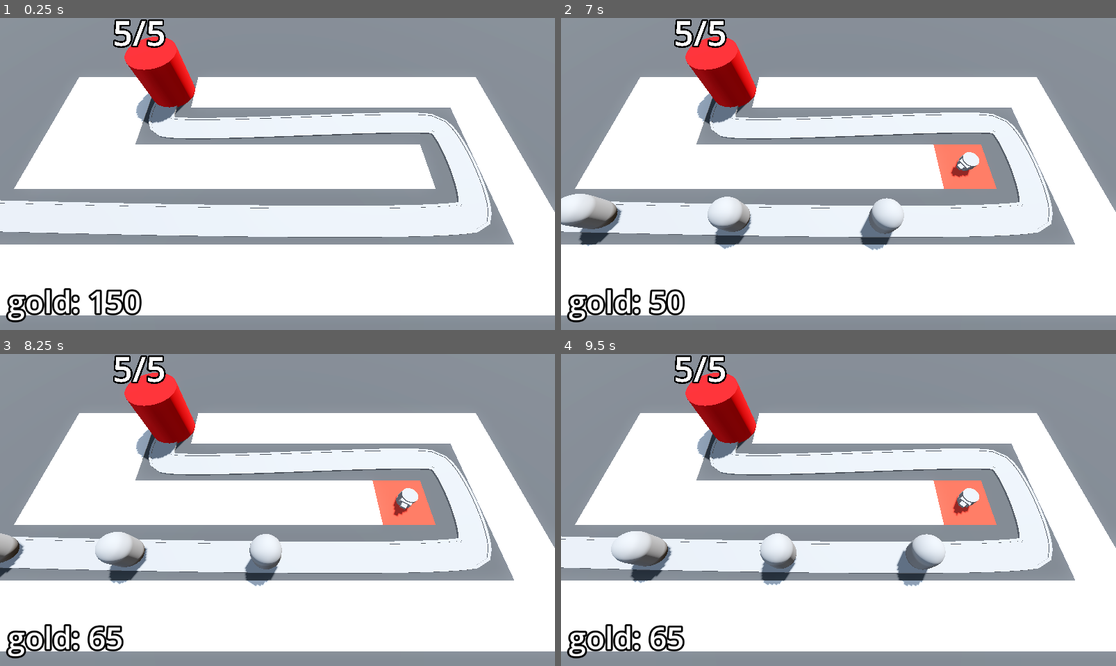
Above: before the commit, frames 1-4 (two rows, left to right).
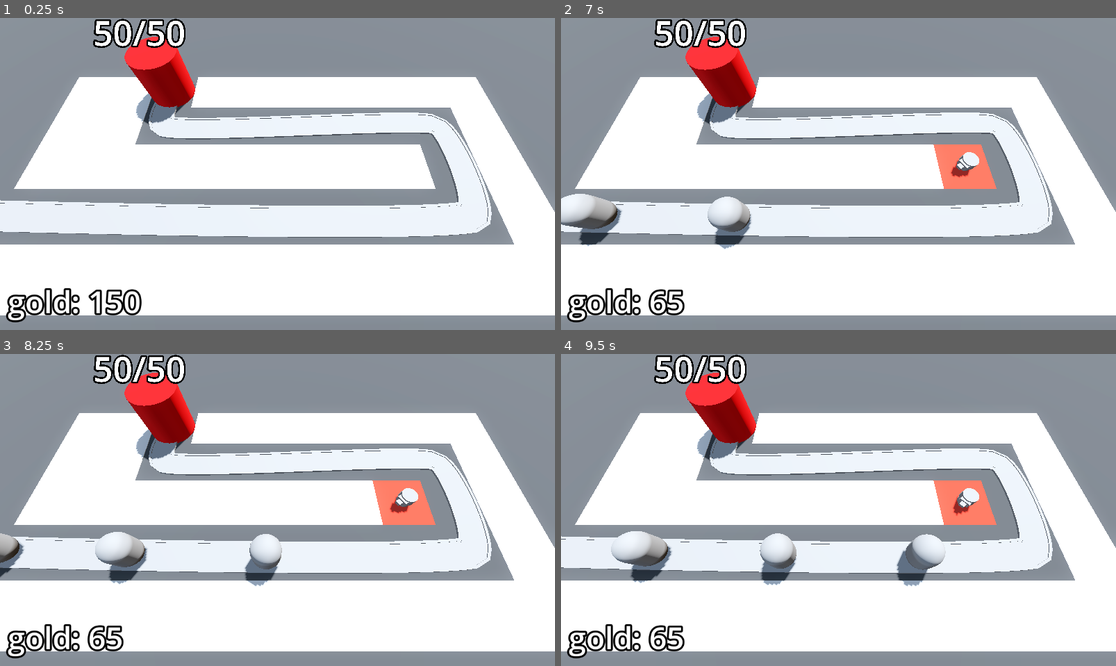
Above: after the commit, the same moments.

Repository: yubinex/barbarian-blaster
Game: Godot game, scene res://base_level.tscn
Same seed, same stepped clock (60 frames per second), same inputs: the game is played once before the commit and once after it.
Inputs (mouse positions are in pixels of both pictures, inside the frame that each line leads up to):
- Up to frame 1 (0.25 s): no input
- Up to frame 2 (7 s): tap Enter at 0.5, 2 s; move the mouse to (960, 158) at 0.52 s; click (960, 158) at 0.6 s; tap Space at 1.25 s; move the mouse to (727, 189) at 1.27 s; click (727, 189) at 1.35 s; move the mouse to (894, 105) at 2.02 s; click (894, 105) at 2.1 s; move the mouse to (810, 236) at 2.77 s; click (810, 236) at 2.85 s; move the mouse to (1005, 220) at 3.52 s; click (1005, 220) at 3.6 s; move the mouse to (672, 127) at 4.27 s; click (672, 127) at 4.35 s; move the mouse to (866, 174) at 5.02 s; click (866, 174) at 5.1 s; move the mouse to (755, 96) at 5.77 s; click (755, 96) at 5.85 s; move the mouse to (960, 158) at 6.52 s; click (960, 158) at 6.6 s
- Up to frame 3 (8.25 s): move the mouse to (166, 525) at 7.27 s; click (166, 525) at 7.35 s; move the mouse to (333, 441) at 8.02 s; click (333, 441) at 8.1 s
- Up to frame 4 (9.5 s): move the mouse to (810, 572) at 8.77 s; click (810, 572) at 8.85 s

The runs differ from the first frame. In frame 1, 0.6% of the frame differs, in the area x 16-34%, y 0-10%; in frame 2, 1.6%, in the area x 15-74%, y 0-96%; in frame 3, 0.7%; in frame 4, 0.6%.

Commit message:
feat: Implement scaling enemy health and game end condition
This commit introduces several major improvements to the game's difficulty mechanics and overall gameplay loop.

- **Scaling Enemy Health**: Enemies now have their health dynamically adjusted throughout the game based on a new health curve in the `DifficultyManager`.

- **Game End Condition**: The game now has a finite duration. The `DifficultyManager` will stop spawning enemies when its timer runs out.

- **Bug Fix**: Enemies are now correctly removed from the game after reaching the base.

- **Code Cleanup**: Removed unnecessary print statements.

Diff:
--- a/base/base.gd
+++ b/base/base.gd
@@ -7,7 +7,6 @@
 var current_health: int:
 	set(health_in):
 		current_health = health_in
-		print("health was updated")
 		label_3d.text = str(current_health) + "/" + str(max_health)
 		label_3d.modulate = Color.RED.lerp(
 			Color.WHITE,
@@ -25,4 +24,3 @@
 
 func take_damage() -> void:
 	current_health -= 1
-	print("damage dealt to base")
--- a/base_level.tscn
+++ b/base_level.tscn
@@ -37,6 +37,11 @@
 font_size = 64
 outline_size = 16
 outline_color = Color(0, 0, 0, 1)
+
+[sub_resource type="Curve" id="Curve_xjg0i"]
+_limits = [10.0, 150.0, 0.0, 1.0]
+_data = [Vector2(0, 10), 0.0, 140.0, 0, 1, Vector2(1, 150), 140.0, 0.0, 1, 0]
+point_count = 2
 
 [node name="BaseLevel" type="Node3D"]
 
@@ -119,6 +124,7 @@
 
 [node name="Base" parent="." instance=ExtResource("3_eesb3")]
 transform = Transform3D(1, 0, 0, 0, 1, 0, 0, 0, 1, -10, 0, -6)
+max_health = 50
 
 [node name="TurretManager" type="Node3D" parent="." node_paths=PackedStringArray("enemy_path")]
 script = ExtResource("5_ftfrf")
@@ -146,5 +152,7 @@
 label_settings = SubResource("LabelSettings_2elnx")
 
 [node name="DifficultyManager" parent="." instance=ExtResource("9_xjg0i")]
+enemy_health_curve = SubResource("Curve_xjg0i")
 
 [connection signal="timeout" from="EnemyPath/Timer" to="EnemyPath" method="spawn_enemy"]
+[connection signal="stop_spawning_enemies" from="DifficultyManager" to="EnemyPath" method="_on_difficulty_manager_stop_spawning_enemies"]
--- a/difficulty_manager/difficulty_manager.gd
+++ b/difficulty_manager/difficulty_manager.gd
@@ -1,8 +1,12 @@
 extends Node
+
+
+signal stop_spawning_enemies
 
 
 @export var game_length := 30.0
 @export var spawn_time_curve: Curve
+@export var enemy_health_curve: Curve
 
 @onready var timer: Timer = $Timer
 
@@ -11,13 +15,17 @@
 	timer.start(game_length)
 
 
-func _process(_delta: float) -> void:
-	print(get_spawn_time())
-
-
 func game_progress_ratio() -> float:
 	return 1.0 - (timer.time_left / game_length)
 
 
 func get_spawn_time() -> float:
 	return spawn_time_curve.sample(game_progress_ratio())
+
+
+func get_enemy_health() -> float:
+	return enemy_health_curve.sample(game_progress_ratio())
+
+
+func _on_timer_timeout() -> void:
+	stop_spawning_enemies.emit()
--- a/difficulty_manager/difficulty_manager.tscn
+++ b/difficulty_manager/difficulty_manager.tscn
@@ -13,3 +13,5 @@
 
 [node name="Timer" type="Timer" parent="."]
 one_shot = true
+
+[connection signal="timeout" from="Timer" to="." method="_on_timer_timeout"]
--- a/enemy/enemy.gd
+++ b/enemy/enemy.gd
@@ -30,4 +30,4 @@
 	progress += delta * speed
 	if progress_ratio == 1.0:
 		base.take_damage()
-		set_process(false)
+		queue_free()
--- a/enemy_path.gd
+++ b/enemy_path.gd
@@ -10,5 +10,10 @@
 
 func spawn_enemy() -> void:
 	var new_enemy = enemy_scene.instantiate()
+	new_enemy.max_health = difficulty_manager.get_enemy_health()
 	add_child(new_enemy)
 	timer.wait_time = difficulty_manager.get_spawn_time()
+
+
+func _on_difficulty_manager_stop_spawning_enemies() -> void:
+	timer.stop()
Not shown: 1 places in base_level.tscn that only renumber resources
